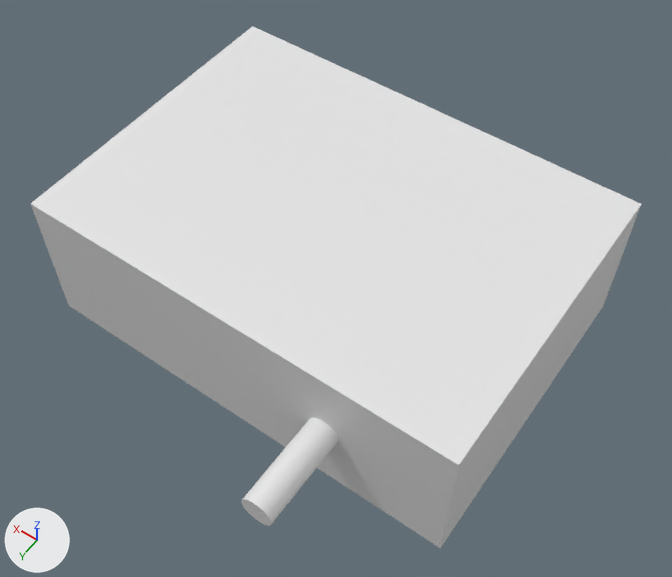
The Blender file Assets/Modeling/musicBox.blend as it was, and as the next commit left it.
Both versions are drawn from a 50 mm lens placed at (-0.745, 1.043, 1.533), pointed at (-0.053, 0.074, 0.011). Lighting does not change. The marker at lower left points along +X, +Y and +Z.

The scene before the commit, as lines of its bpy script (objects in view):
```python
me_cube = bpy.data.meshes.new('Cube')
me_cube.from_pydata(...)  # a box spanning x -1.0..1.0, y -1.0..1.0, z -1.0..1.0
me_cube.materials.append(mat_material)  # white #e7e7e7
# before: 0 (1.0, 1.0, 1.0) at pixel (30, 203), 2 (1.0, -1.0, 1.0) at pixel (252, 26), 4 (-1.0, 1.0, 1.0) at pixel (458, 465), 6 (-1.0, -1.0, 1.0) at pixel (641, 203)
me_cylinder = bpy.data.meshes.new('Cylinder')
me_cylinder.from_pydata(...)  # a 32-sided cylinder along z spanning x -1.0..1.0, y -1.0..1.0, z -1.0..1.0
ob_cube = bpy.data.objects.new('Cube', me_cube)
ob_cube.location = (0.0, 0.0, 0.0)
ob_cube.scale = (0.497, 0.354, 0.17)
ob_cylinder = bpy.data.objects.new('Cylinder', me_cylinder)
ob_cylinder.location = (-0.224, 0.448, 0.0)
ob_cylinder.rotation_euler = (1.571, 0.0, 0.0)  # degrees (90, 0, 0)
ob_cylinder.scale = (0.0338, 0.0338, 0.107)
```
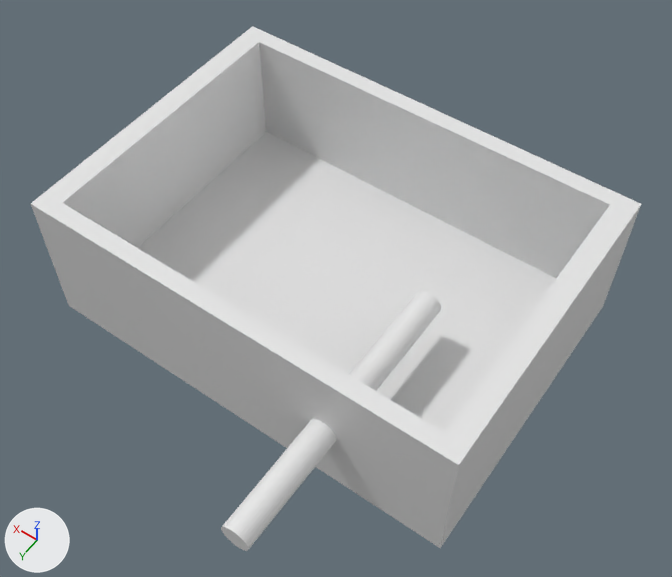
Where the change shows, as pixel boxes (x1, y1, x2, y2) in the pictures (672 x 577 px):
```json
{"object": "Cylinder", "change": "moved, rescaled", "before": [241, 418, 338, 526], "after": [221, 291, 441, 551], "on screen": "126% wider, 139% taller"}
{"part": 1, "of": "me_cube", "change": "built on", "before": [61, 40, 612, 423], "after": [61, 40, 612, 423]}
```

The change, as JSON lines over the scene's bpy script:
```json
{"block": "me_cube", "where": "me_cube.from_pydata(...)  # 8 vertices, 6 faces; spans x -1.0..1.0, y -1.0..1.0, z -1.0..1.0"}
{"block": "me_cube", "where": "# used by ob_cube; location = (0.0, 0.0, 0.0); scale = (0.497, 0.354, 0.17)"}
{"block": "me_cube", "where": "# verts and faces of me_cube; kept vertices keep their numbers, new ones are numbered from 8"}
{"block": "me_cube", "change": "me_cube part 1"}
{"op": "add", "block": "me_cube", "code": "delete_faces([(0, 4, 6, 2)])"}
{"op": "add", "block": "me_cube", "code": "verts[8] = (-0.9, 0.89, -0.65)"}
{"op": "add", "block": "me_cube", "code": "verts[9] = (-0.9, -0.89, -0.65)"}
{"op": "add", "block": "me_cube", "code": "verts[10] = (-0.9, -0.89, 1.0)  # pixel (610, 204)"}
{"op": "add", "block": "me_cube", "code": "verts[11] = (-0.9, 0.89, 1.0)  # pixel (444, 432)"}
{"op": "add", "block": "me_cube", "code": "for new, old in zip([*range(12, 16)], [*range(8, 12)]): verts[new] = verts[old] + (1.8, 0.0, 0.0)"}
{"op": "add", "block": "me_cube", "code": "faces += [(9, 10, 14, 13), (8, 11, 10, 9), (8, 9, 13, 12), (12, 13, 14, 15), (8, 12, 15, 11), (0, 4, 6, 10, 11, 15)]"}
{"op": "add", "block": "me_cube", "code": "faces += [(0, 15, 14, 10, 6, 2)]"}
{"op": "set", "path": "ob_cylinder.location", "old": "(-0.224, 0.448, 0.0)", "new": "(-0.224, 0.3, 0.0)"}
{"op": "set", "path": "ob_cylinder.scale", "old": "(0.0338, 0.0338, 0.107)", "new": "(0.0304, 0.0304, 0.315)"}
```
